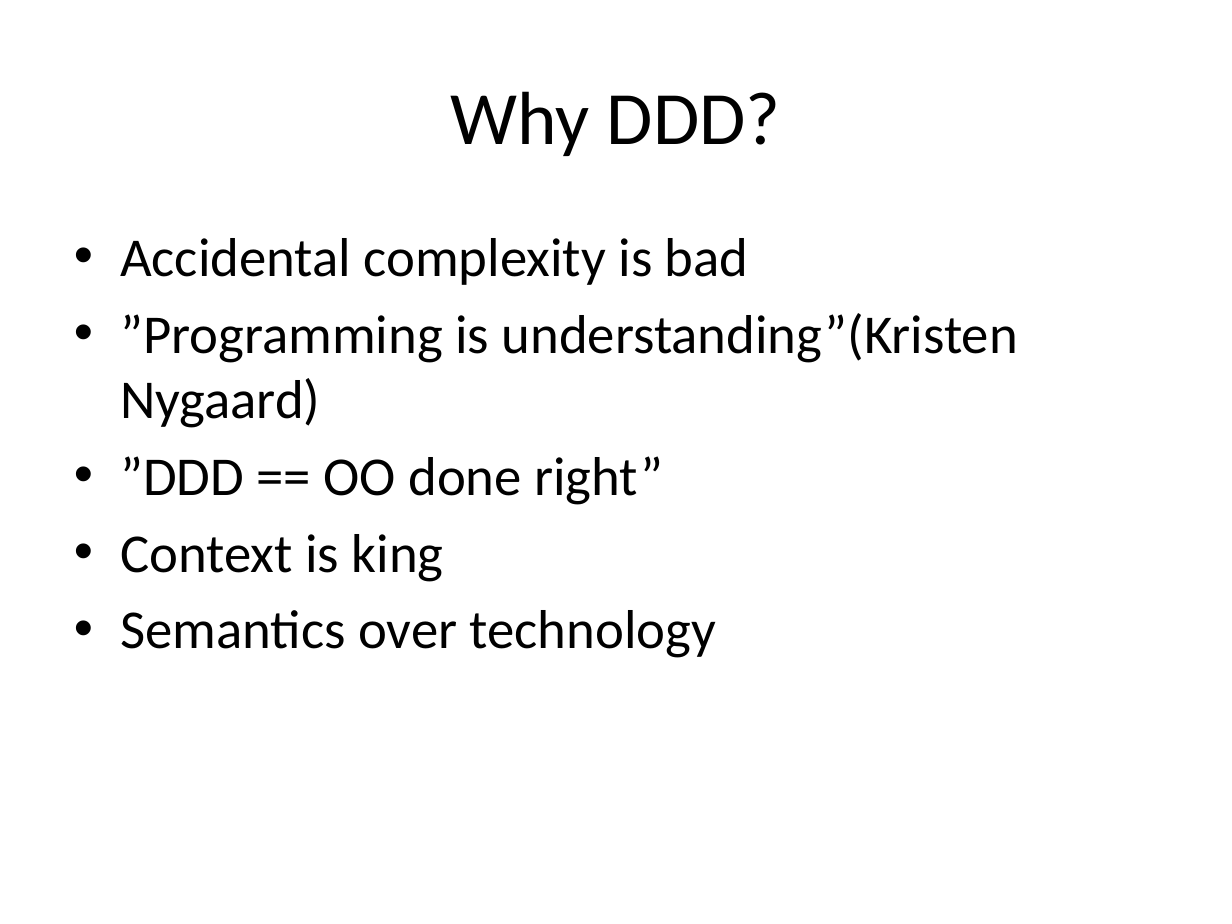
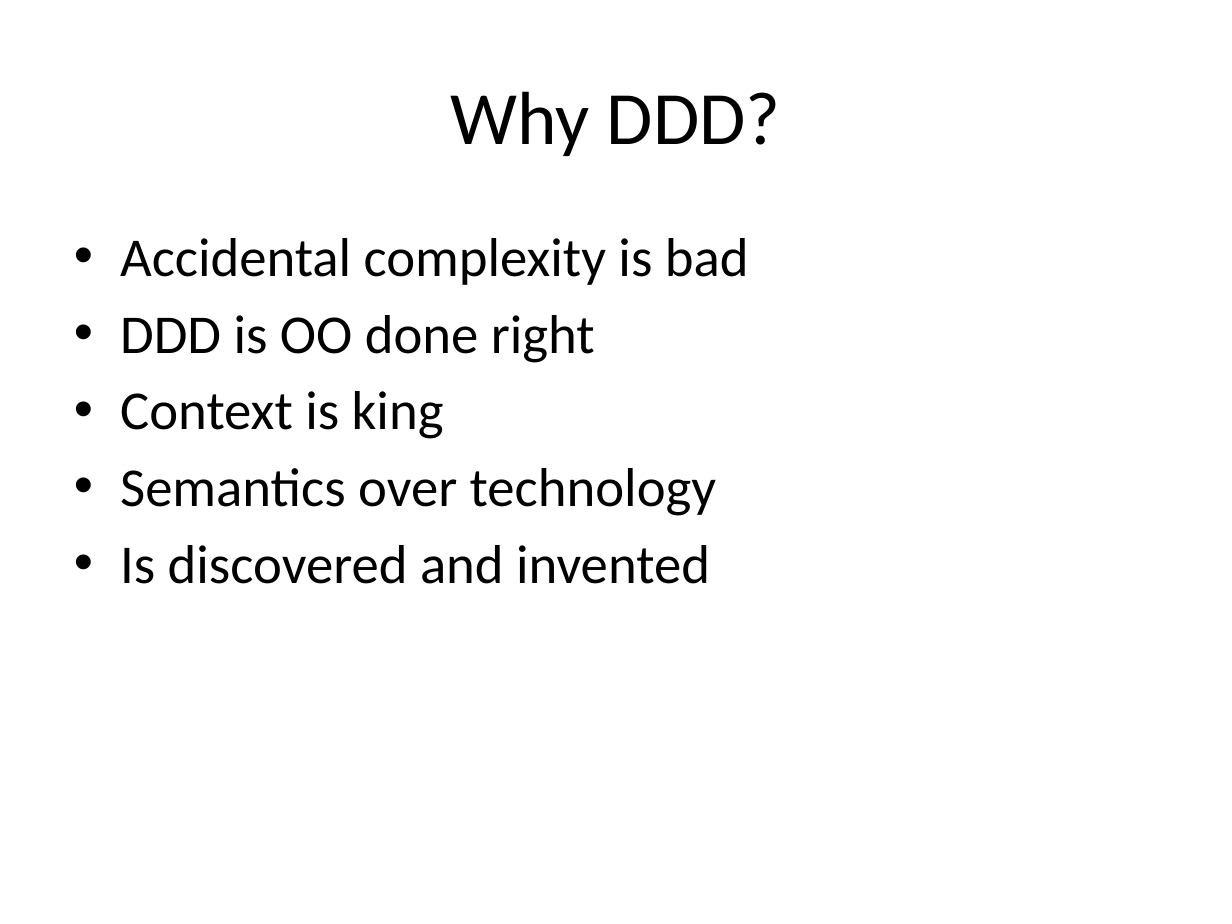
Before and after one commit to arturtv/dddpresentation, a slide deck: slide 4 of Domain-DrivenDesign.A.Trosin.pptx. Drawn at 1232x924 pixels with LibreOffice and Linux fonts; fonts in the diff are those of the drawing. Boxes give left, top, right and bottom in pixels: in the first picture for what was removed or moved away, otherwise in the second. Text is boxed around its words. In the diff, an @@ line names an element or a change of style, - is before the commit and + after.

```diff
--- a/Domain-DrivenDesign.A.Trosin.pptx
+++ b/Domain-DrivenDesign.A.Trosin.pptx
@@ text at (x1=120, y1=315, x2=595, y2=363): text changed @@
-• ”Programming is understanding”(Kristen Nygaard)
-• ”DDD == OO done right”
+• DDD is OO done right
@@ text at (x1=120, y1=545, x2=710, y2=584): paragraph added @@
+• Is discovered and invented
```
